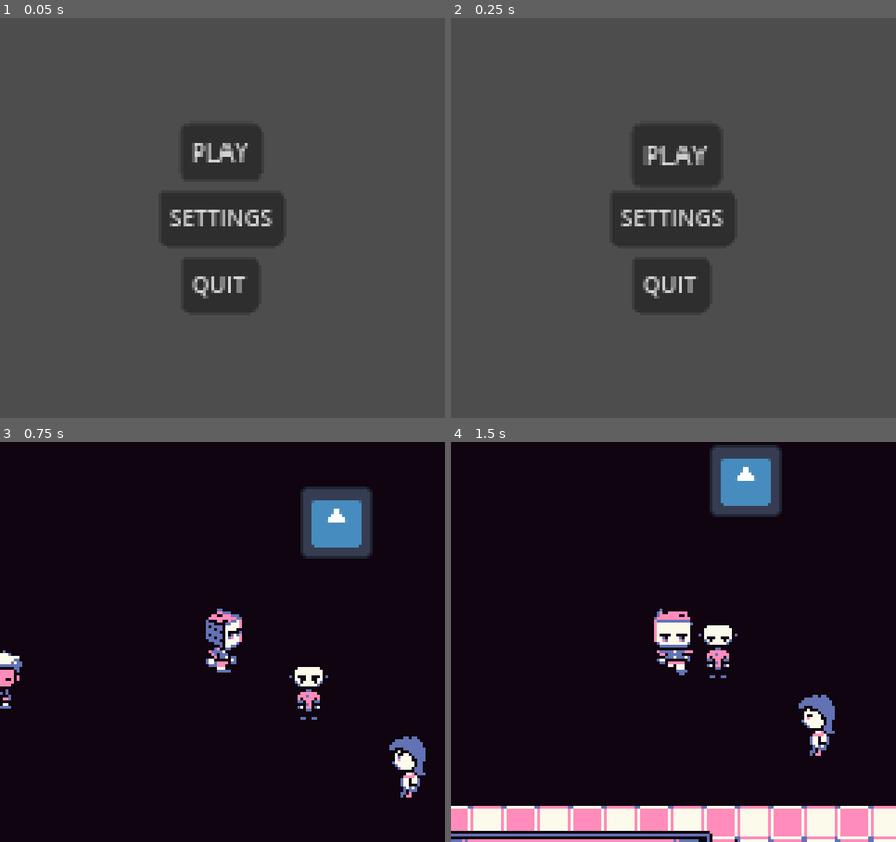
Above: before the commit, frames 1-4 (two rows, left to right).
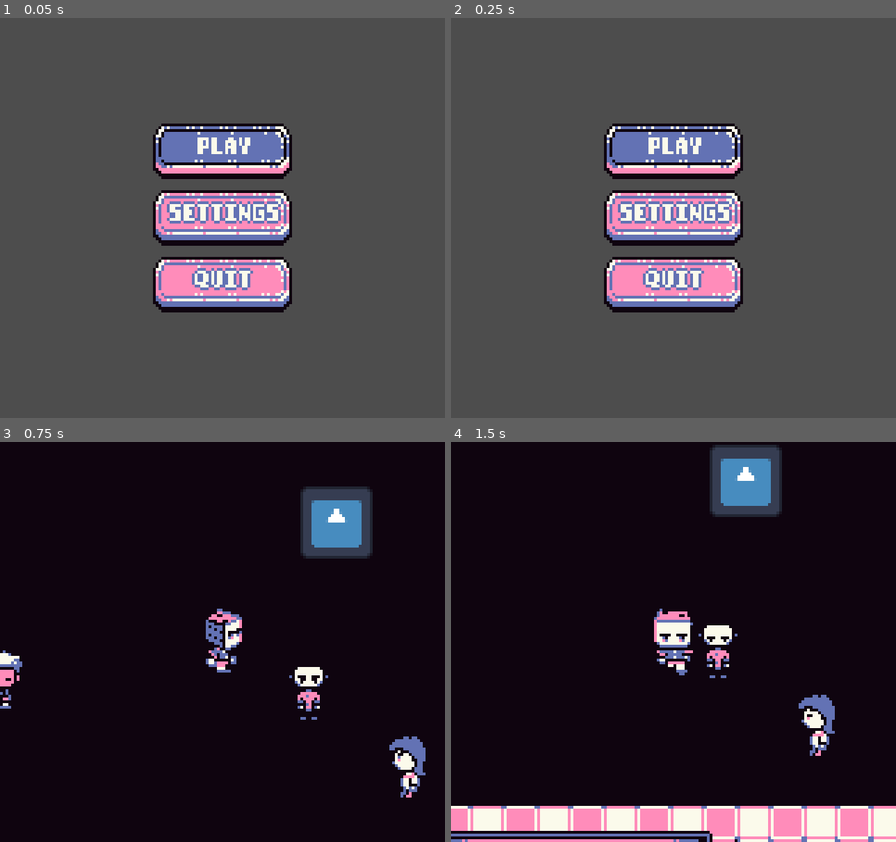
Above: after the commit, the same moments.

Repository: 0xspiderr/gbjam13_gamejam
Game: Godot game, scene res://ui/menus/main_menu.tscn
The game is run twice, just before and just after one commit, with the same random seed, the same clock (stepped at 60 frames per second) and the same inputs. The engine's default icon, where the game draws it, is replaced by a stand-in: a white triangle on a blue panel in a dark square.
Inputs:
- Up to frame 1 (0.05 s): no input
- Up to frame 2 (0.25 s): no input
- Up to frame 3 (0.75 s): tap Enter at 0.5 s; hold D (right) from 0.53 s (still down); hold Space (interact) from 0.53 s (still down)
- Up to frame 4 (1.5 s): release D (right) at 1.28 s; release Space (interact) at 1.28 s; hold S (down) from 1.28 s (still down); tap Space (interact) at 1.35 s

The runs differ from the first frame. In frame 1, 13% of the frame differs, in the area x 34-66%, y 26-74%; in frame 2, 13%; in frame 3, nothing differs; in frame 4, nothing differs.

Commit message:
ui updates

Diff:
--- a/components/interactable_component/interactable_component.gd
+++ b/components/interactable_component/interactable_component.gd
@@ -16,16 +16,19 @@
 	animated_sprite.sprite_frames = interactable_stats.sprite_frames
 	animated_sprite.animation = idle_anim
 	animated_sprite.play(idle_anim)
+	_set_shapes()
 
-	# change the area radius size based on the spawned object
+
+func _on_interactable_component_area_body_entered(body: Node2D) -> void:
+	if body is Player:
+		print("player entered interactable area")
+
+
+func _set_shapes() -> void:
+	# change the area size based on the spawned object
 	var new_area_shape = RectangleShape2D.new()
 	new_area_shape.size = interactable_stats.area_size
 	area_shape.shape = new_area_shape
 	var new_col_shape = RectangleShape2D.new()
 	new_col_shape.size = interactable_stats.collision_size
 	collision_shape.shape = new_col_shape
-
-
-func _on_interactable_component_area_body_entered(body: Node2D) -> void:
-	if body is Player:
-		print("player entered interactable area")
--- a/project.godot
+++ b/project.godot
@@ -31,6 +31,11 @@
 window/stretch/mode="viewport"
 window/stretch/scale=0.5
 window/stretch/scale_mode="integer"
+
+[gui]
+
+theme/custom="uid://detj406ixpum0"
+theme/custom_font="uid://bg1hl8lucd23x"
 
 [input]
 
--- a/resources/npcs/cat_vendor_npc.tres
+++ b/resources/npcs/cat_vendor_npc.tres
@@ -64,5 +64,6 @@
 script = ExtResource("1_t1qjg")
 name = "Cat Vendor"
 sprite_frames = SubResource("SpriteFrames_d87uy")
-dialogues = Array[String](["Hi, welcome to the casino!", "Hello world!", "Goodbye, cruel world!"])
+dialogues = Array[String](["Hi, welcome to the casino!", "Hello world!", "Goodbye, cruel world!", "AAAAAasdasdasdasd
+asdasdasddasd"])
 metadata/_custom_type_script = "uid://c6dabu5biw7gj"
--- a/resources/npcs/npc_stats.gd
+++ b/resources/npcs/npc_stats.gd
@@ -4,4 +4,4 @@
 
 @export var name: String
 @export var sprite_frames: SpriteFrames
-@export var dialogues: Array[String]
+@export_multiline var dialogues: Array[String]
--- a/singletons/event_bus.gd
+++ b/singletons/event_bus.gd
@@ -1,6 +1,6 @@
 extends Node
 
-@warning_ignore("unused_signal")
+@warning_ignore_start("unused_signal")
 # combat signals
 signal start_combat(enemy: Enemy)
 signal end_combat()
--- a/ui/dialogue/dialogue_ui.tscn
+++ b/ui/dialogue/dialogue_ui.tscn
@@ -1,6 +1,7 @@
-[gd_scene load_steps=3 format=3 uid="uid://3h1q6twd686v"]
+[gd_scene load_steps=4 format=3 uid="uid://3h1q6twd686v"]
 
 [ext_resource type="Script" uid="uid://crrh862e5ry8s" path="res://ui/dialogue/dialogue_ui.gd" id="1_2081n"]
+[ext_resource type="Theme" uid="uid://b0bn4xyu3a25a" path="res://ui/themes/dialogue_box_theme.tres" id="2_4cdch"]
 [ext_resource type="PackedScene" uid="uid://b5ho1oy8lu7r5" path="res://ui/dialogue_box/dialogue_box.tscn" id="2_vl8is"]
 
 [node name="DialogueUI" type="Control"]
@@ -19,13 +20,23 @@
 anchor_top = 1.0
 anchor_right = 0.5
 anchor_bottom = 1.0
-offset_left = -80.0
-offset_top = -29.0
-offset_right = 80.0
+offset_left = -78.0
+offset_top = -55.0
+offset_right = 77.0
+offset_bottom = -1.0
 grow_horizontal = 2
 grow_vertical = 0
+theme = ExtResource("2_4cdch")
 
 [node name="DialogueBox" parent="Panel" instance=ExtResource("2_vl8is")]
 unique_name_in_owner = true
 layout_mode = 0
 anchors_preset = 0
+anchor_right = 0.0
+anchor_bottom = 0.0
+offset_left = 14.0
+offset_top = 7.0
+offset_right = 137.0
+offset_bottom = 30.0
+grow_horizontal = 1
+grow_vertical = 1
--- a/ui/dialogue_box/dialogue_box.tscn
+++ b/ui/dialogue_box/dialogue_box.tscn
@@ -51,9 +51,8 @@
 
 [node name="DialogueLabel" type="Label" parent="."]
 unique_name_in_owner = true
-custom_minimum_size = Vector2(70, 30)
 layout_mode = 2
-theme_override_font_sizes/font_size = 8
+theme_override_font_sizes/font_size = 16
 text = "asdasd"
 visible_characters = 0
 visible_ratio = 0.0
--- a/ui/menus/main_menu.gd
+++ b/ui/menus/main_menu.gd
@@ -26,7 +26,7 @@
 	buttons.append(settings_btn)
 	buttons.append(quit_btn)
 
-	_tween_btn_scale_up(buttons[current_button])
+	buttons[current_button].grab_focus.call_deferred()
 
 
 func _unhandled_input(event: InputEvent) -> void:
@@ -41,8 +41,6 @@
 
 
 func _increment_button_index(num: int) -> void:
-	_tween_btn_scale_down(buttons[current_button])
-
 	if num < 0:
 		if current_button == 0:
 			current_button = 2
@@ -51,7 +49,7 @@
 	else:
 		current_button = (current_button + 1) % 3
 
-	_tween_btn_scale_up(buttons[current_button])
+	buttons[current_button].grab_focus.call_deferred()
 
 
 func _tween_btn_scale_up(button: Button) -> void:
--- a/ui/menus/main_menu.tscn
+++ b/ui/menus/main_menu.tscn
@@ -27,26 +27,30 @@
 
 [node name="PlayBtn" type="Button" parent="MarginContainer/VBoxButtons"]
 unique_name_in_owner = true
+custom_minimum_size = Vector2(50, 20)
 layout_mode = 2
 size_flags_horizontal = 4
+size_flags_vertical = 4
 mouse_filter = 2
-theme_override_font_sizes/font_size = 8
+theme_override_font_sizes/font_size = 16
 text = "PLAY"
 
 [node name="SettingsBtn" type="Button" parent="MarginContainer/VBoxButtons"]
 unique_name_in_owner = true
+custom_minimum_size = Vector2(50, 20)
 layout_mode = 2
 size_flags_horizontal = 4
 size_flags_vertical = 4
 mouse_filter = 2
-theme_override_font_sizes/font_size = 8
+theme_override_font_sizes/font_size = 16
 text = "SETTINGS"
 
 [node name="QuitBtn" type="Button" parent="MarginContainer/VBoxButtons"]
 unique_name_in_owner = true
+custom_minimum_size = Vector2(50, 20)
 layout_mode = 2
 size_flags_horizontal = 4
 size_flags_vertical = 4
 mouse_filter = 2
-theme_override_font_sizes/font_size = 8
+theme_override_font_sizes/font_size = 16
 text = "QUIT"
Not shown, added: sounds/sfx/DiceRoll3.ogg.import
Not shown, added: sounds/sfx/DiceRoll4.ogg.import
Not shown, added: sounds/sfx/DiceRoll3.ogg
Not shown, added: sounds/sfx/DiceRoll4.ogg
